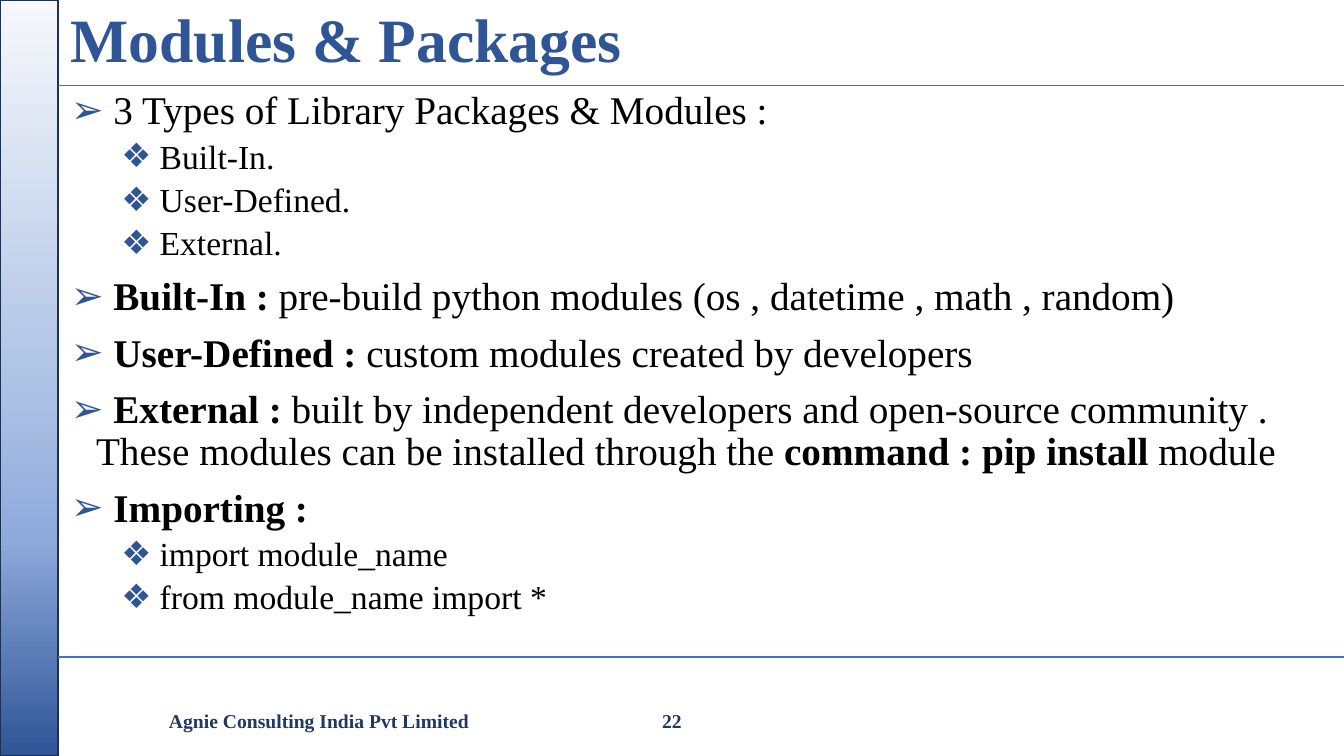
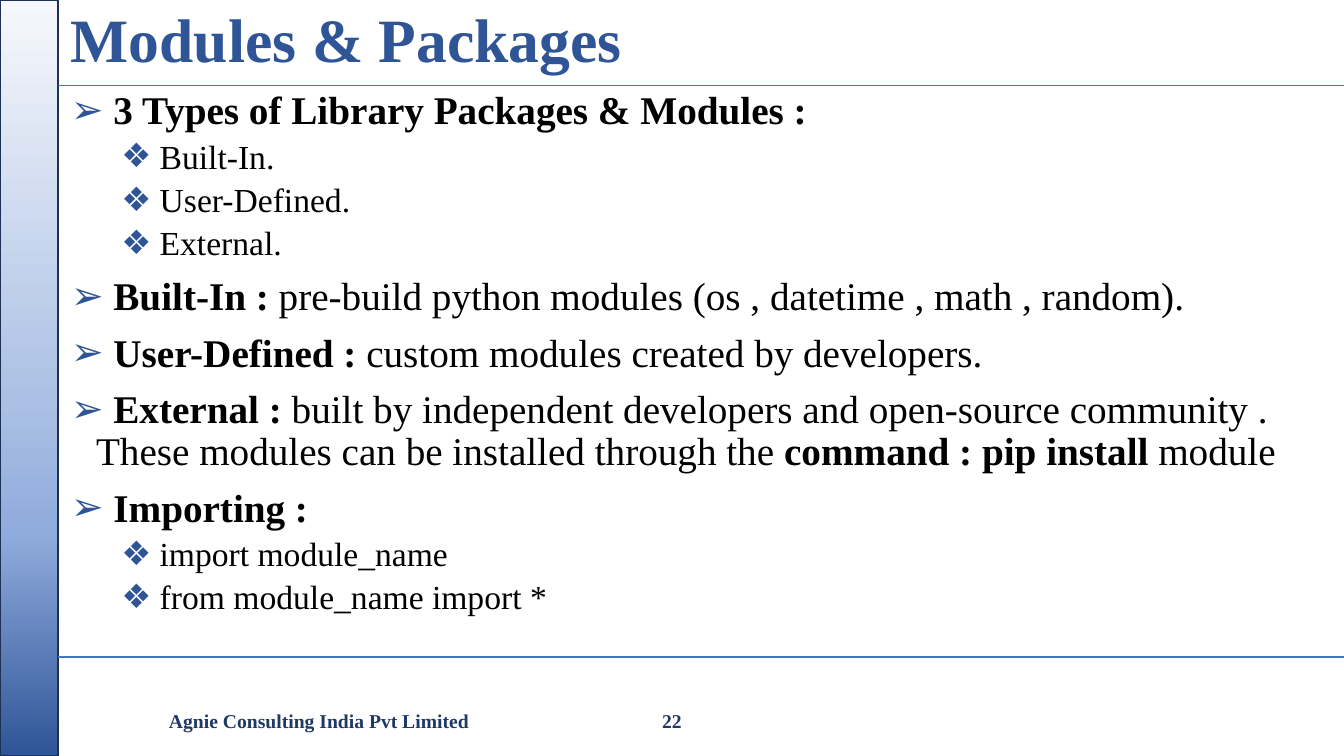
Before and after one commit to nikishdaniel1-del/Python-Cls, a slide deck: slide 22 of python class/Python Class.pptx. Drawn at 1344x756 pixels with LibreOffice and Linux fonts; fonts in the diff are those of the drawing; background and template pictures are left out. Boxes give left, top, right and bottom in pixels: in the first picture for what was removed or moved away, otherwise in the second. Text is boxed around its words. In the diff, an @@ line names an element or a change of style, - is before the commit and + after.

```diff
--- a/python class/Python Class.pptx
+++ b/python class/Python Class.pptx
@@ text at (x1=113, y1=96, x2=784, y2=132): bold on in "3 Types of Library Packages & Modules ..." @@
@@ text at (x1=113, y1=282, x2=1184, y2=374): text changed @@
-➢ Built-In : pre-build python modules (os , datetime , math , random)
-➢ User-Defined : custom modules created by developers
+➢ Built-In : pre-build python modules (os , datetime , math , random).
+➢ User-Defined : custom modules created by developers.
```
Also in this commit, not shown: 9 other slides changed, 1 other file.
